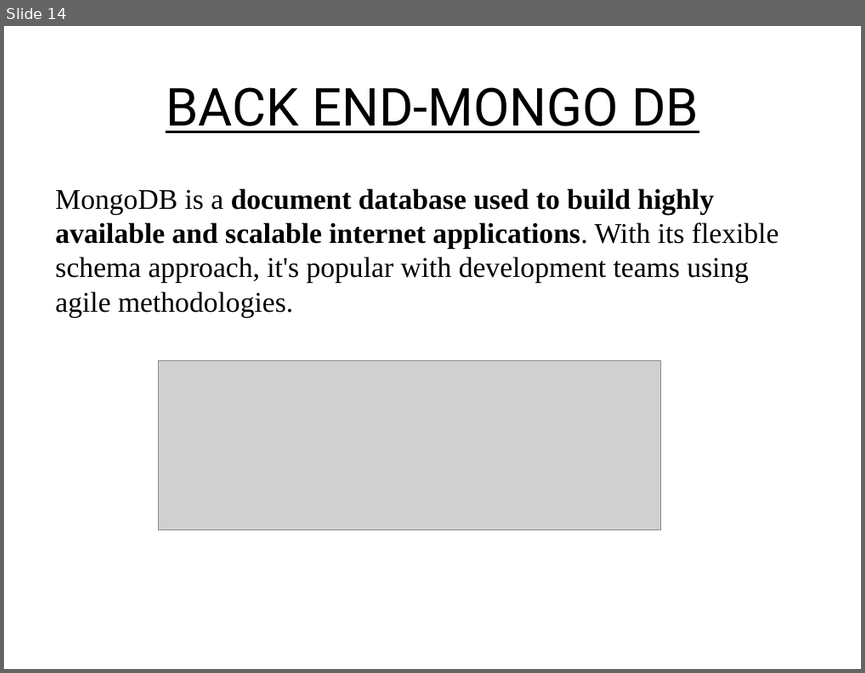
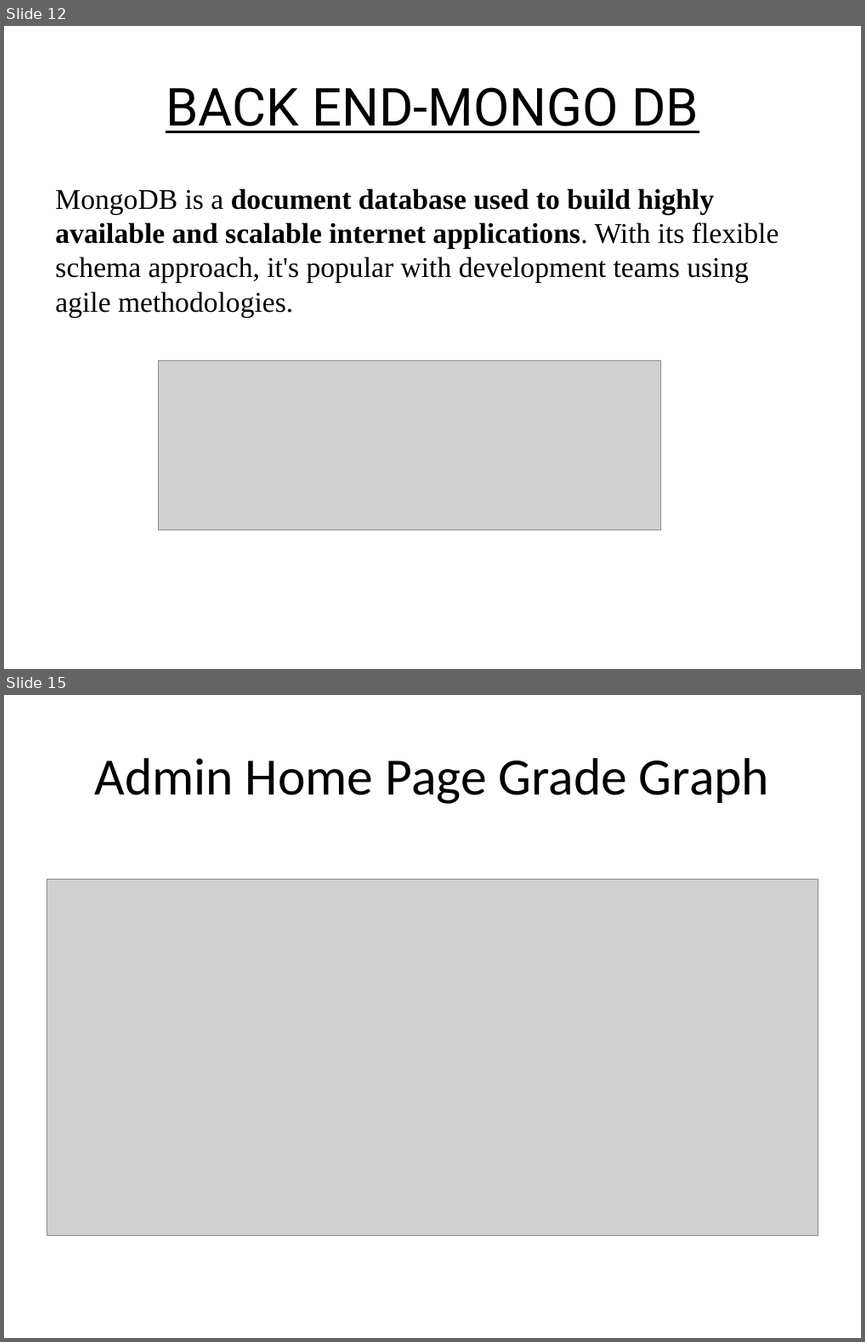
Before and after one commit to Srivathssan-Vijayakumar/SPD_Website, a slide deck: Mentor-Mentee-Portal/SPD Presentation/SPD Presentation.pptx. Shown one above the other, each under a label of ours: slide 14 before the commit, slides 12 and 15 after it; the slides between them are not shown. The pictures are 865x673 and 865x1342 pixels, drawn with LibreOffice and Linux fonts; fonts in the diff are those of the drawing; grey boxes stand for pictures. Boxes give left, top, right and bottom in pixels: in the first picture for what was removed or moved away, otherwise in the second. Text is boxed around its words. In the diff, an @@ line names an element or a change of style, - is before the commit and + after.

```diff
--- a/Mentor-Mentee-Portal/SPD Presentation/SPD Presentation.pptx
+++ b/Mentor-Mentee-Portal/SPD Presentation/SPD Presentation.pptx
@@ slide 15 added at bbox=[4, 695, 861, 1338], background #FFFFFF @@
@@ title added at bbox=[95, 758, 769, 804], 44 pt, text #000000 @@
+Admin Home Page Grade Graph
@@ picture added at bbox=[46, 879, 818, 1235] @@
@@ what was slide 14 is now slide 12 @@
```
Also in this commit, not shown: 5 slides changed, 29 other slides added, 3 slides removed, 1 other file.
